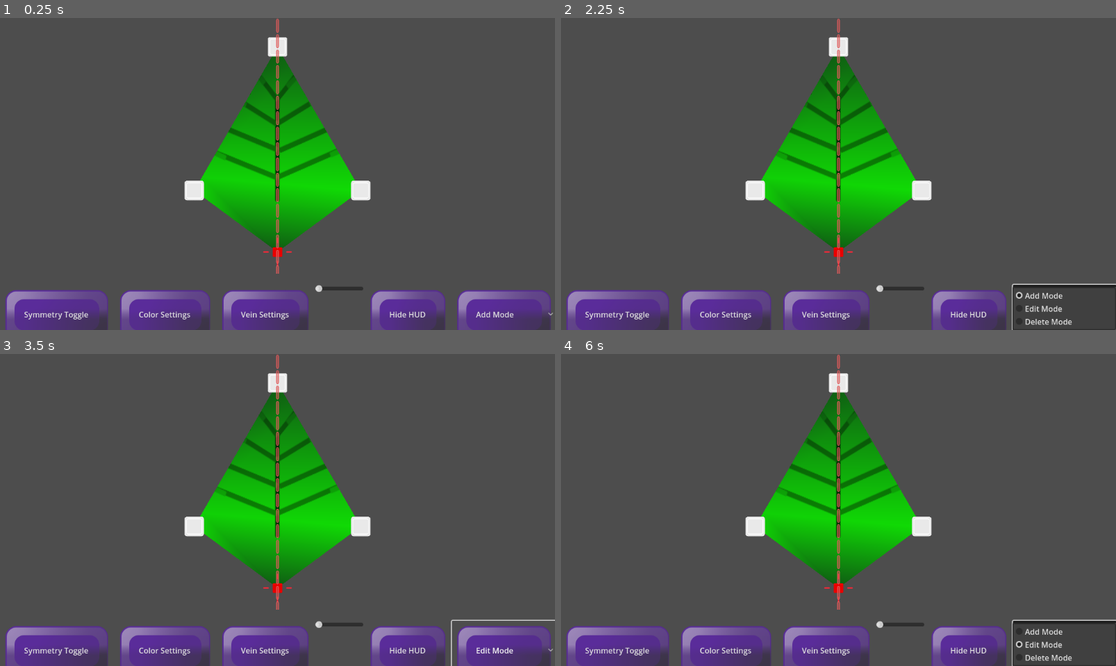
Above: before the commit, frames 1-4 (two rows, left to right).
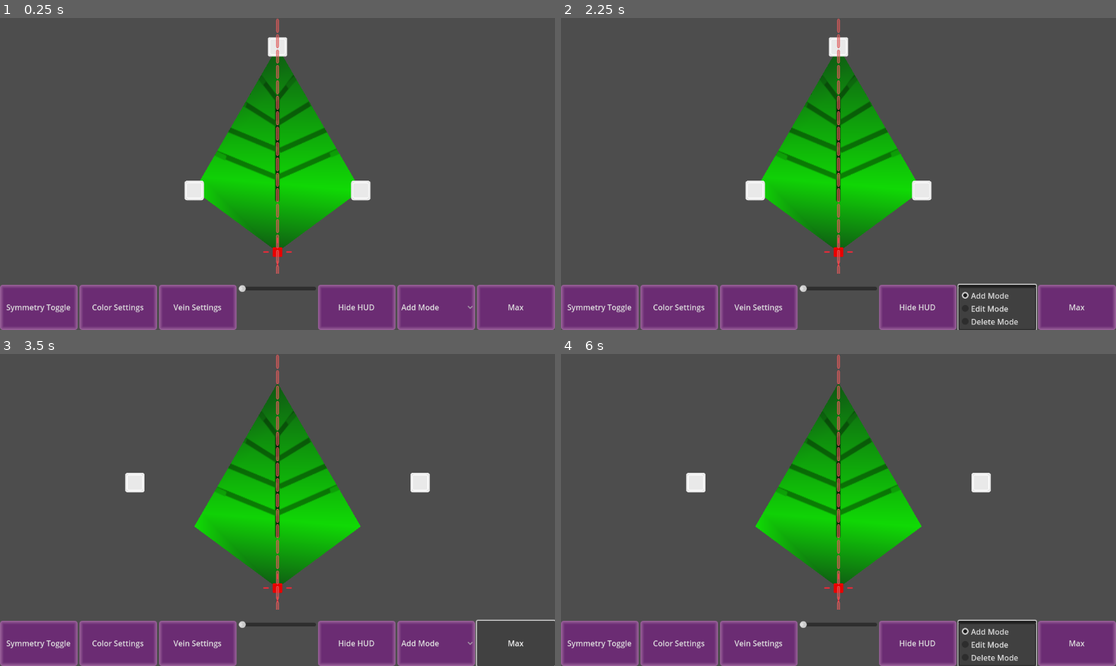
Above: after the commit, the same moments.

Repository: LettucePie/persephone
Game: Godot game, scene res://design/leafmaker.tscn
Same seed, same stepped clock (60 frames per second), same inputs: the game is played once before the commit and once after it.
Inputs (mouse positions are in pixels of both pictures, inside the frame that each line leads up to):
- Up to frame 1 (0.25 s): no input
- Up to frame 2 (2.25 s): click "Symmetry Toggle" at 0.5 s; click "Hide HUD" at 1.25 s; click "Add Mode" at 2 s
- Up to frame 3 (3.5 s): click (516, 644) at 2.75 s, where only the run after the commit has a clickable "Max"
- Up to frame 4 (6 s): click "Edit Mode" (after the commit: "Add Mode") at 3.5 s; click "Symmetry Toggle" at 4.25 s; click "Hide HUD" at 5 s; click "Edit Mode" (after the commit: "Add Mode") at 5.75 s

The runs differ from the first frame. In frame 1, 13% of the frame differs, in the area x 0-100%, y 85-100%; in frame 2, 13%; in frame 3, 14%, in the area x 0-100%, y 6-100%; in frame 4, 14%.

Commit message:
Added in LeafPointNode objects for click detection purposes

Diff:
--- a/design/designer_tools_theme.tres
+++ b/design/designer_tools_theme.tres
@@ -1,6 +1,17 @@
-[gd_resource type="Theme" load_steps=2 format=2]
+[gd_resource type="Theme" load_steps=2 format=3 uid="uid://buu3fgon4752m"]
 
-[ext_resource path="res://design/button_tool_normal.tres" type="StyleBox" id=1]
+[sub_resource type="StyleBoxFlat" id="StyleBoxFlat_ouhh1"]
+bg_color = Color(0.419608, 0.172549, 0.45098, 1)
+border_width_left = 8
+border_width_top = 8
+border_width_right = 8
+border_width_bottom = 8
+border_color = Color(0.603922, 0.384314, 0.603922, 1)
+border_blend = true
+corner_radius_top_left = 5
+corner_radius_top_right = 5
+corner_radius_bottom_right = 5
+corner_radius_bottom_left = 5
 
 [resource]
-Button/styles/normal = ExtResource( 1 )
+Button/styles/normal = SubResource("StyleBoxFlat_ouhh1")
--- /dev/null
+++ b/design/leaf_point.gd
@@ -0,0 +1,21 @@
+extends Area2D
+
+signal clicked(n)
+
+@export var square_node_tex : Texture2D
+@export var circle_node_tex : Texture2D
+
+func spawn_node(visual_scale : Vector2):
+	$Sprite2D.texture = square_node_tex
+	$Sprite2D.scale = visual_scale
+
+
+func _on_input_event(viewport, event, shape_idx):
+	if event is InputEventMouseButton:
+		if event.pressed:
+			emit_signal("clicked", self)
+
+
+func set_origin_visual():
+	$Sprite2D.modulate = Color.RED
+	$Sprite2D.scale *= 0.5
--- /dev/null
+++ b/design/leaf_point.tscn
@@ -0,0 +1,20 @@
+[gd_scene load_steps=5 format=3 uid="uid://c7yiqktg8rgig"]
+
+[ext_resource type="Script" path="res://design/leaf_point.gd" id="1_oyajy"]
+[ext_resource type="Texture2D" uid="uid://c85ho8mxnuio7" path="res://design/bezier_square.png" id="2_enf0h"]
+[ext_resource type="Texture2D" uid="uid://dnhbvug2rhhce" path="res://design/bezier_circle.png" id="3_drp3c"]
+
+[sub_resource type="CircleShape2D" id="CircleShape2D_e4b72"]
+radius = 20.0
+
+[node name="LeafPoint" type="Area2D"]
+script = ExtResource("1_oyajy")
+square_node_tex = ExtResource("2_enf0h")
+circle_node_tex = ExtResource("3_drp3c")
+
+[node name="Sprite2D" type="Sprite2D" parent="."]
+
+[node name="CollisionShape2D" type="CollisionShape2D" parent="."]
+shape = SubResource("CircleShape2D_e4b72")
+
+[connection signal="input_event" from="." to="." method="_on_input_event"]
--- a/design/leafmaker.tscn
+++ b/design/leafmaker.tscn
@@ -1,12 +1,11 @@
-[gd_scene load_steps=11 format=3 uid="uid://yh4sseyibqfb"]
+[gd_scene load_steps=10 format=3 uid="uid://yh4sseyibqfb"]
 
 [ext_resource type="Script" path="res://design/leafmaker_canvas.gd" id="1"]
 [ext_resource type="Script" path="res://design/leafmaker.gd" id="2"]
-[ext_resource type="Texture2D" uid="uid://dnhbvug2rhhce" path="res://design/bezier_circle.png" id="3"]
+[ext_resource type="PackedScene" uid="uid://c7yiqktg8rgig" path="res://design/leaf_point.tscn" id="3_w3m6b"]
 [ext_resource type="Texture2D" uid="uid://dmoscembmvgtc" path="res://design/crosshair.png" id="4"]
 [ext_resource type="Script" path="res://design/leafmaker_ui.gd" id="5"]
-[ext_resource type="Texture2D" uid="uid://c85ho8mxnuio7" path="res://design/bezier_square.png" id="6"]
-[ext_resource type="Theme" path="res://design/designer_tools_theme.tres" id="7"]
+[ext_resource type="Theme" uid="uid://buu3fgon4752m" path="res://design/designer_tools_theme.tres" id="7"]
 [ext_resource type="Texture2D" uid="uid://b1r6b1l3mdxc6" path="res://design/symmetry_dash_mini.png" id="8"]
 [ext_resource type="Texture2D" uid="uid://dfrapqr50au6w" path="res://design/leaf_texture.png" id="9"]
 
@@ -19,8 +18,7 @@
 
 [node name="canvas" type="Node2D" parent="."]
 script = ExtResource("1")
-square_node_tex = ExtResource("6")
-circle_node_tex = ExtResource("3")
+leaf_point_object = ExtResource("3_w3m6b")
 node_scale = Vector2(0.2, 0.2)
 leaf_gradient_default = SubResource("1")
 leaf_texture_default = ExtResource("9")
--- a/design/leafmaker_canvas.gd
+++ b/design/leafmaker_canvas.gd
@@ -1,8 +1,7 @@
 extends Node2D
 
 
-@export var square_node_tex: Texture2D
-@export var circle_node_tex: Texture2D
+@export var leaf_point_object : PackedScene
 @export var node_scale: Vector2 = Vector2(0.1, 0.1)
 @export var leaf_gradient_default: Gradient
 @export var leaf_texture_default: Texture2D
@@ -12,7 +11,6 @@
 enum Mode {ADD_MODE, EDIT_MODE, DELETE_MODE}
 var current_mode = Mode.ADD_MODE
 var screen_size : Vector2
-@export var debug_draw: bool = false
 
 
 class LeafPoint:
@@ -189,6 +187,10 @@
 						detect_intersection(event.position)
 					else:
 						add_point(event.position, -1)
+				elif current_mode == Mode.EDIT_MODE:
+					pass
+				elif current_mode == Mode.DELETE_MODE:
+					pass
 			if event.button_index == 2:
 				print("Right Click")
 			if event.button_index == 3:
@@ -244,19 +246,18 @@
 
 func add_point(pos : Vector2, idx : int):
 	print("Add Point Called with Pos ", pos, " and idx: ", idx)
-	var node_vis = Sprite2D.new()
-	node_vis.texture = square_node_tex
-	node_vis.position = pos
-	node_vis.scale = node_scale
+	var leaf_point_node = leaf_point_object.instantiate()
+	leaf_point_node.spawn_node(node_scale)
+	leaf_point_node.clicked.connect(Callable(self, "point_selected"))
+	leaf_point_node.position = pos
 	if pos == leaf_origin.position:
-		node_vis.modulate = Color.RED
-		node_vis.scale *= 0.5
-	self.add_child(node_vis)
+		leaf_point_node.set_origin_visual()
+	self.add_child(leaf_point_node)
 	leaf_curve.add_point(pos, Vector2.ZERO, Vector2.ZERO, idx)
 	var curve_index = idx
 	if idx < 0:
 		curve_index = leaf_curve.get_point_count() - 1
-	var new_point = LeafPoint.new(node_vis, curve_index, false, null)
+	var new_point = LeafPoint.new(leaf_point_node, curve_index, false, null)
 	leaf_points.insert(curve_index, new_point)
 	update_leaf_visual(true)
 	if leaf_points.size() % 2 == 0:
@@ -297,25 +298,25 @@
 			p.break_pair()
 
 
-func insert_point():
-	pass
+func point_selected(point):
+
+	print("Point Selected: ", point)
 
 
 func update_leaf_visual(hd : bool):
-	if !debug_draw:
-		if leaf_curve.get_point_count() >= 3:
-			leaf_poly.visible = true
-			var point_data : PackedVector2Array
-			if hd:
-				point_data = leaf_curve.get_baked_points()
-			else:
-				for i in leaf_curve.get_point_count():
-					point_data.append(leaf_curve.get_point_position(i))
-			draw_leaf_shape(point_data)
-			draw_leaf_texture(point_data)
+	if leaf_curve.get_point_count() >= 3:
+		leaf_poly.visible = true
+		var point_data : PackedVector2Array
+		if hd:
+			point_data = leaf_curve.get_baked_points()
 		else:
-			leaf_poly.visible = false
-			print("Leaf has too few points")
+			for i in leaf_curve.get_point_count():
+				point_data.append(leaf_curve.get_point_position(i))
+		draw_leaf_shape(point_data)
+		draw_leaf_texture(point_data)
+	else:
+		leaf_poly.visible = false
+		print("Leaf has too few points")
 
 
 func draw_leaf_shape(points : PackedVector2Array):
@@ -362,48 +363,6 @@
 		leaf_poly.set_polygon(leaf_curve.get_baked_points())
 
 
-func debug_draw_curve_shape():
-	for trash in get_tree().get_nodes_in_group("Clear"):
-		trash.queue_free()
-	for baked_point in leaf_curve.get_baked_points():
-		var dot = Sprite2D.new()
-		dot.texture = circle_node_tex
-		dot.scale = Vector2.ONE * 0.05
-		dot.position = baked_point
-		dot.add_to_group("Clear")
-		add_child(dot)
-
-
-func _draw():
-	if debug_draw and leaf_curve.get_baked_points().size() > 3:
-		var baked_points = leaf_curve.get_baked_points()
-		var count = baked_points.size()
-		var colors : PackedColorArray = PackedColorArray()
-		var uvs : PackedVector2Array = PackedVector2Array()
-		var screen_uv_0 = Vector2(5, 5)
-		var screen_uv_1 = Vector2(DisplayServer.screen_get_size().x - 5, leaf_origin.position.y - 5)
-		var space_uv_0 = baked_points[0]
-		var space_uv_1 = baked_points[0]
-		for b in baked_points:
-			if b.x < space_uv_0.x:
-				space_uv_0.x = b.x
-			if b.x > space_uv_1.x:
-				space_uv_1.x = b.x
-			if b.y < space_uv_0.y:
-				space_uv_0.y = b.y
-			if b.y > space_uv_1.y:
-				space_uv_1.y = b.y
-		for i in count:
-			var baked_point_pos = baked_points[i]
-			var percent = float(i) / float(count)
-			colors.append(leaf_gradient.sample(percent))
-			var scale_position = Vector2(
-					inverse_lerp(space_uv_0.x, space_uv_1.x, baked_point_pos.x),
-					inverse_lerp(space_uv_0.y, space_uv_1.y, baked_point_pos.y))
-			uvs.append(scale_position)
-		draw_polygon(leaf_curve.get_baked_points(), colors, uvs, leaf_texture)
-
-
 func _on_Mode_item_selected(index):
 	current_mode = index
 	print("Current Mode: ", current_mode)
--- a/design/leafmaker_ui.gd
+++ b/design/leafmaker_ui.gd
@@ -7,6 +7,5 @@
 	pass # Replace with function body.
 
 
-
 func _on_Symmetry_pressed():
 	pass
